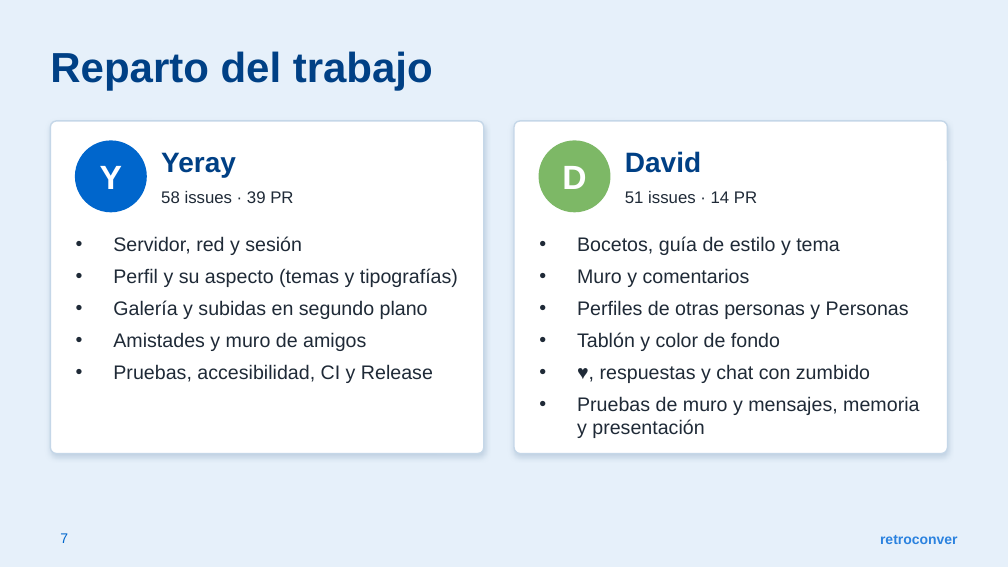
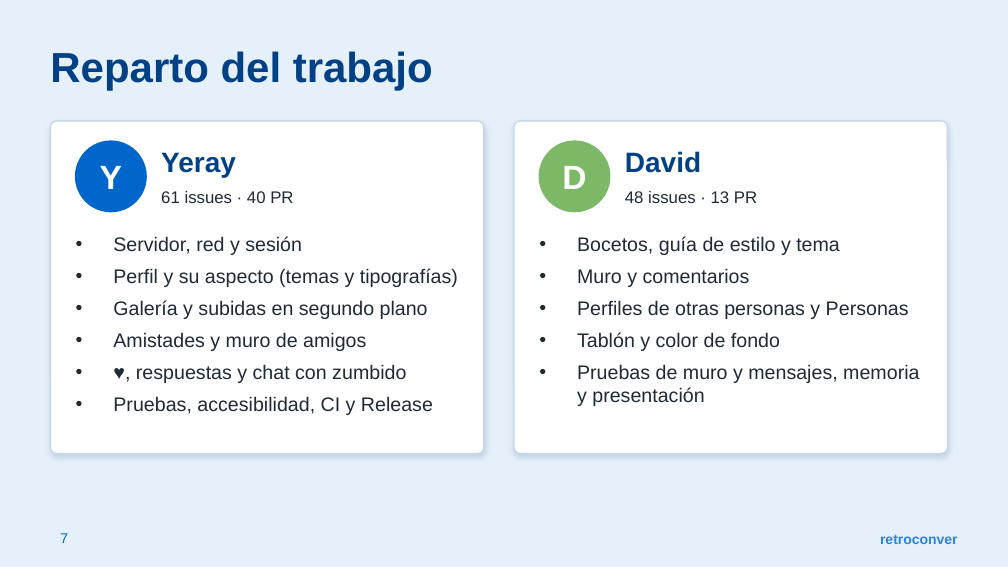
Before and after one commit to yeray06/Retroconver, a slide deck: slide 7 of docs/presentacion/Retroconver_Presentacion.pptx. Drawn at 1008x567 pixels with LibreOffice and Linux fonts; fonts in the diff are those of the drawing. Boxes give left, top, right and bottom in pixels: in the first picture for what was removed or moved away, otherwise in the second. Text is boxed around its words. In the diff, an @@ line names an element or a change of style, - is before the commit and + after.

```diff
--- a/docs/presentacion/Retroconver_Presentacion.pptx
+++ b/docs/presentacion/Retroconver_Presentacion.pptx
@@ text at [161, 191, 293, 203]: text changed @@
-58 issues · 39 PR
+61 issues · 40 PR
@@ text at [625, 191, 757, 203]: text changed @@
-51 issues · 14 PR
+48 issues · 13 PR
@@ text at [136, 364, 406, 383]: paragraph added @@
+• ♥, respuestas y chat con zumbido
@@ text at [600, 364, 870, 383]: paragraph removed @@
-• ♥, respuestas y chat con zumbido
```
Also in this commit, not shown: 1 other file.
